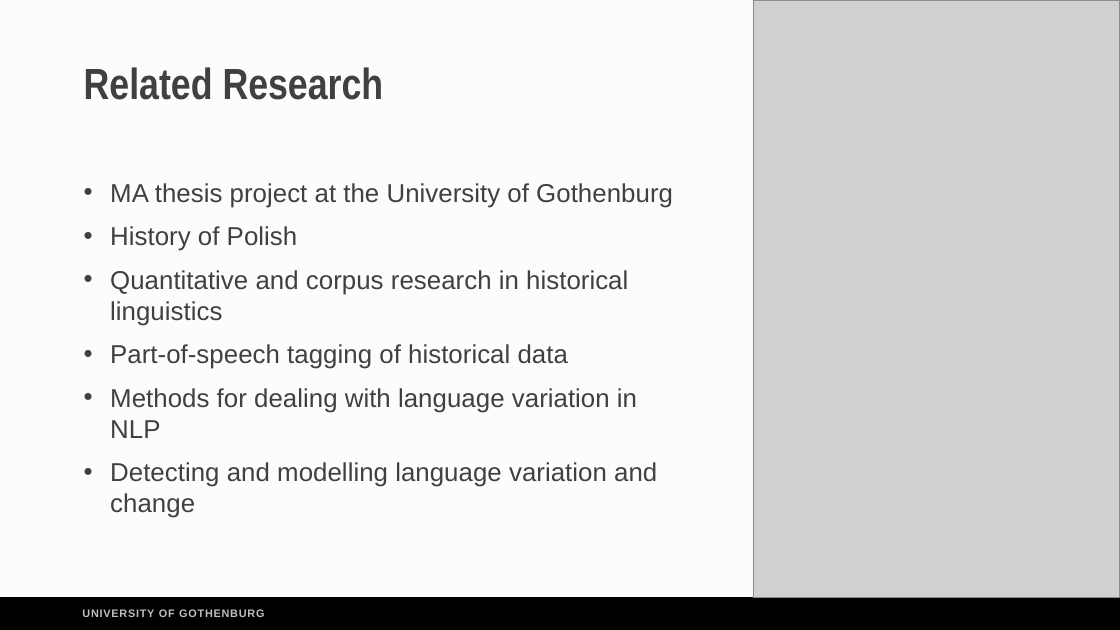
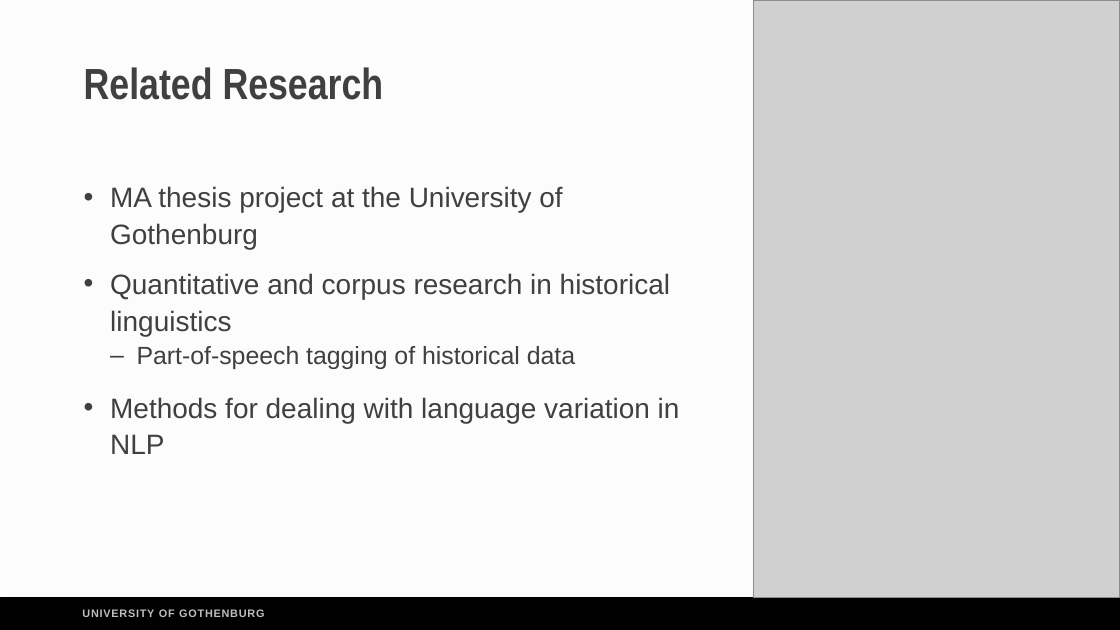
Before and after one commit to Turtilla/WSMF-presentation, a slide deck: slide 3 of presentation/WSMF_presentation.pptx. Drawn at 1120x630 pixels with LibreOffice and Linux fonts; fonts in the diff are those of the drawing; grey boxes stand for pictures. Boxes give left, top, right and bottom in pixels: in the first picture for what was removed or moved away, otherwise in the second. Text is boxed around its words. In the diff, an @@ line names an element or a change of style, - is before the commit and + after.

```diff
--- a/presentation/WSMF_presentation.pptx
+++ b/presentation/WSMF_presentation.pptx
@@ text "MA thesis project at the ..." at [110,186,680,454]: size 16.6 to 18 pt in "MA thesis project at the University of ...", "Quantitative and corpus research in historical linguistics", "Methods for dealing with language variation in ..."; size 16.6 to 16 pt in "Part-of-speech tagging of historical data"; line spacing 1 to 1.1; bullet • to –; list level 1 to 2 in "Part-of-speech tagging of historical data" @@
@@ text at [110,226,298,251]: paragraph removed @@
-• History of Polish
@@ text at [110,462,657,518]: paragraph removed @@
-• Detecting and modelling language variation and change
```
Also in this commit, not shown: 7 other slides changed, 1 slide added, 1 slide removed, 1 other file.
